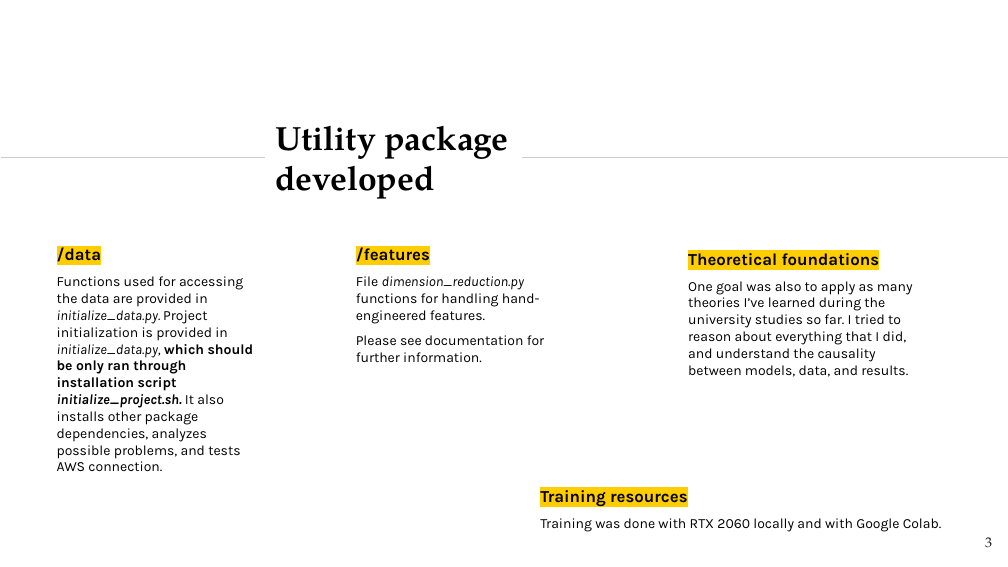
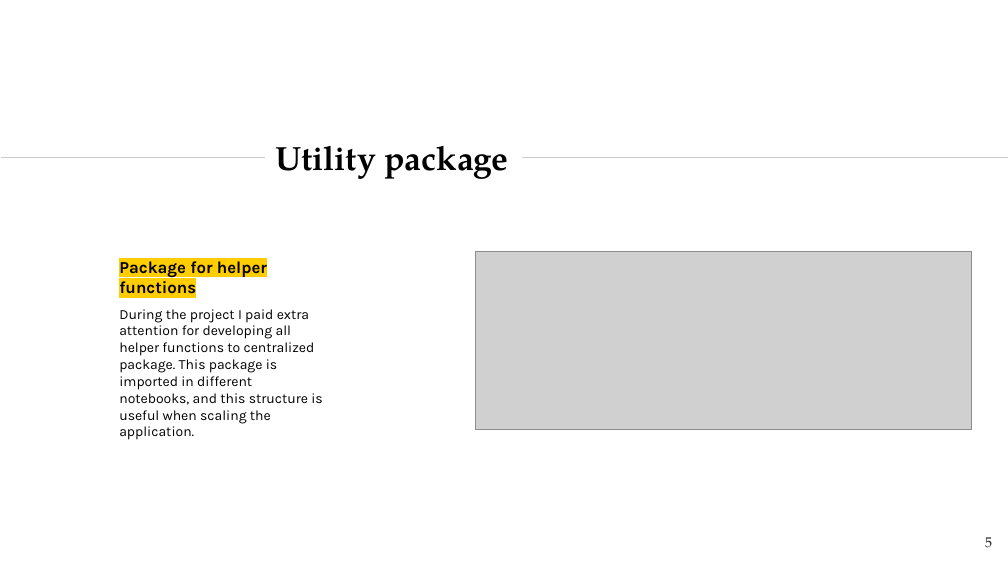
Before and after one commit to TeemuSo/Loop-Q-prize, a slide deck: slide 5 of reports/Emotion recognition - LoopQPrize.pptx (slide 3 before the commit). Drawn at 1008x567 pixels with LibreOffice and Linux fonts; fonts in the diff are those of the drawing; grey boxes stand for pictures. Boxes give left, top, right and bottom in pixels: in the first picture for what was removed or moved away, otherwise in the second. Text is boxed around its words. In the diff, an @@ line names an element or a change of style, - is before the commit and + after.

```diff
--- a/reports/Emotion recognition - LoopQPrize.pptx
+++ b/reports/Emotion recognition - LoopQPrize.pptx
@@ title at box(275, 146, 509, 179): text changed @@
-Utility package developed
+Utility package
@@ text removed at box(57, 247, 254, 471) @@
-/data
-Functions used for accessing the data are provided in initialize_data.py. Project initialization is provided in initialize_data.py, which should be only ran through installation script initialize_project.sh. It also installs other package dependencies, analyzes possible problems, and tests AWS connection.
@@ text added at box(119, 261, 322, 440), 10 pt, text #000000 @@
+Package for helper functions
+During the project I paid extra attention for developing all helper functions to centralized package. This package is imported in different notebooks, and this structure is useful when scaling the application.
@@ text removed at box(356, 247, 544, 362) @@
-/features
-File dimension_reduction.py functions for handling hand-engineered features.
-Please see documentation for further information.
@@ picture added at box(475, 251, 972, 429) @@
@@ text removed at box(688, 250, 913, 377) @@
-Theoretical foundations
-One goal was also to apply as many theories I’ve learned during the university studies so far. I tried to reason about everything that I did, and understand the causality between models, data, and results.
@@ subtitle removed at box(540, 490, 942, 532) @@
-Training resources
-Training was done with RTX 2060 locally and with Google Colab.
@@ page number at box(985, 537, 992, 548): text changed @@
-3
+5
```
Also in this commit, not shown: 14 other slides changed, 4 slides added, 3 slides removed, 7 other files.
